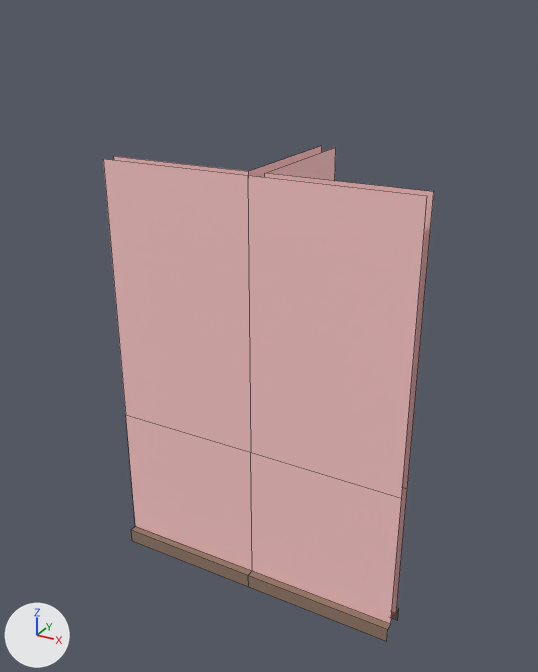
One commit to the FBX model Content/Game_Art/FBX/Archi/SM_T_Double_4x4.fbx: the scene before it, then after it.
The view is the same before and after, from a camera (50 mm lens) standing at (2.05, -3.53, 3.62) and looking at (-0.09, 0.36, 1.68). The axes (+X, +Y, +Z) are drawn at lower left. The lights are the same throughout. Mesh edges are drawn as thin lines.

The first picture shows 'SM_T_Double_4x4'.
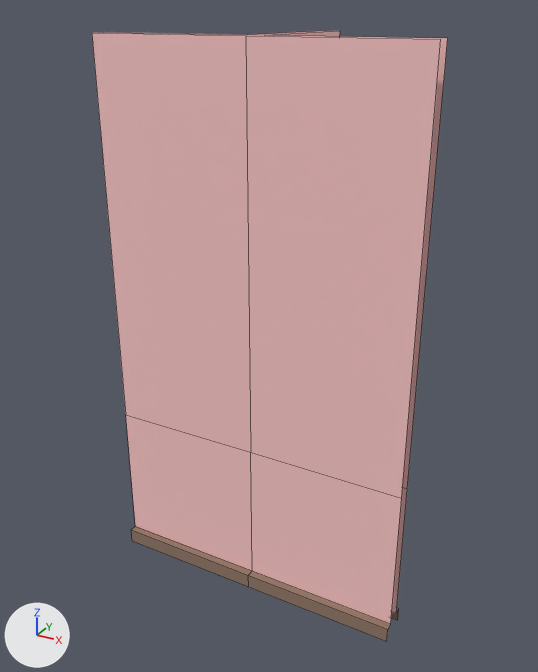
The edits, one by one:
me_mesh has 45 vertices, 24 faces and spans x -1.0..1.0, y -0.1..1.0, z 0.0..2.8.
me_mesh is used by ob_sm_t_double_4x4; location (0.0, 0.0, 0.0).
me_mesh part 1: all 9 vertices in x -1.0..1.0, y -0.05..1.0, z 2.8 are moved by (0.0, 0.0, 0.7).

Changed parts and their boxes (x1, y1, x2, y2) in the pictures (538 x 672 px; the box of a moved part takes in the faces that stretch with it):
'SM_T_Double_4x4', reshaped (7% wider, 23% taller)
    before: (103, 146, 434, 642)
    after: (92, 30, 447, 642)
part 1 of me_mesh, moved or reshaped
    before: (103, 146, 434, 433)
    after: (92, 30, 447, 433)
